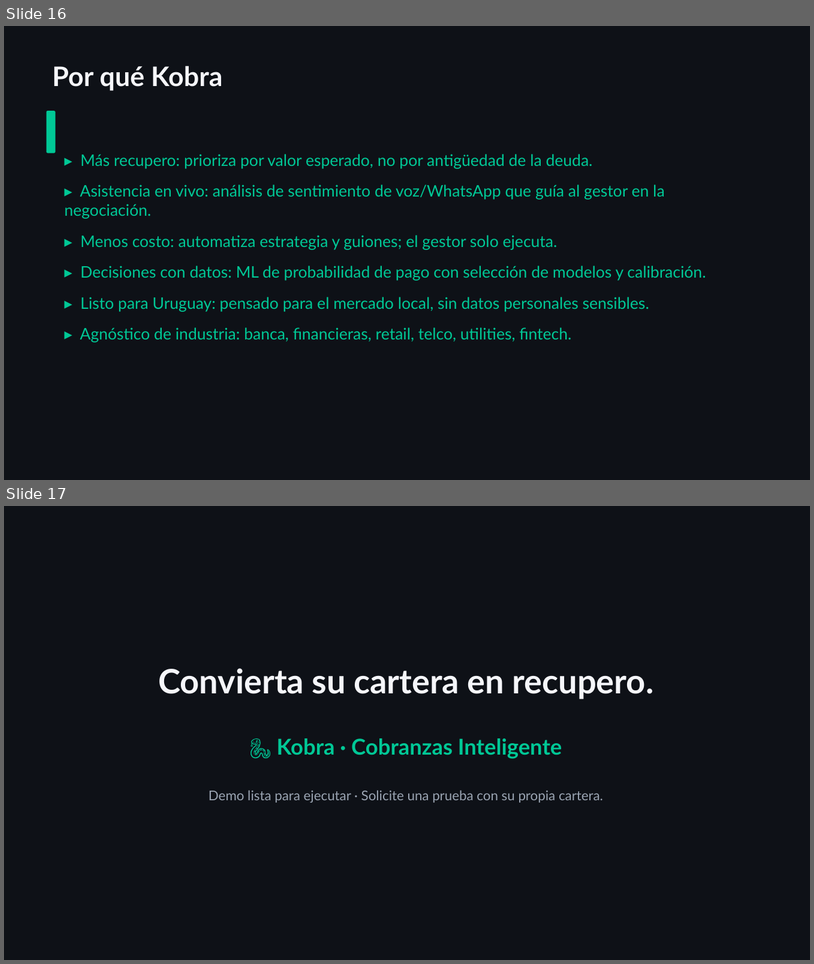
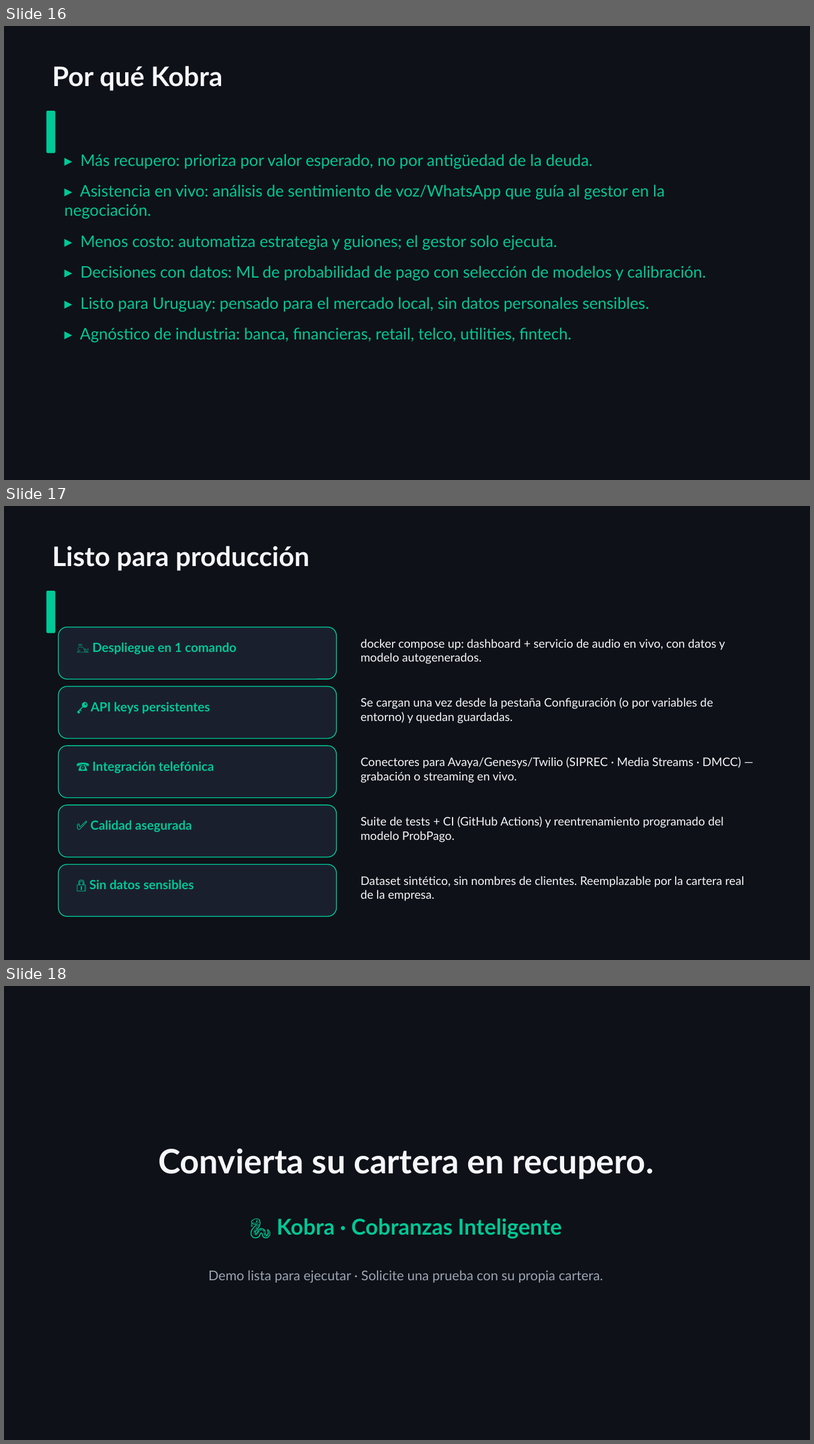
Before and after one commit to vieraschiavi/Kobra, a slide deck: presentation/Kobra_Presentacion_Gerencial.pptx. Shown one above the other, each under a label of ours: slides 16 and 17 before the commit, slides 16, 17 and 18 after it. The pictures are 814x964 and 814x1444 pixels, drawn with LibreOffice and Linux fonts; fonts in the diff are those of the drawing. Boxes give left, top, right and bottom in pixels: in the first picture for what was removed or moved away, otherwise in the second. Text is boxed around its words. In the diff, an @@ line names an element or a change of style, - is before the commit and + after.

```diff
--- a/presentation/Kobra_Presentacion_Gerencial.pptx
+++ b/presentation/Kobra_Presentacion_Gerencial.pptx
@@ slide 17 added at box(4, 506, 810, 960), background #0E1117 @@
@@ text added at box(52, 546, 309, 571), 32 pt, text #F5F6FA, bold @@
+Listo para producción
@@ rounded rectangle added at box(47, 591, 56, 633), fill #00C896 @@
@@ rounded rectangle added at box(59, 627, 337, 679), fill #1A1F2E, outline #00C896 1 pt @@
@@ text added at box(92, 642, 237, 654), 15 pt, text #00C896, bold @@
+🐳 Despliegue en 1 comando
@@ text added at box(361, 639, 725, 664), 14 pt, text #F5F6FA @@
+docker compose up: dashboard + servicio de audio en vivo, con datos y modelo autogenerados.
@@ rounded rectangle added at box(59, 686, 337, 738), fill #1A1F2E, outline #00C896 1 pt @@
@@ text added at box(91, 702, 210, 714), 15 pt, text #00C896, bold @@
+🔑 API keys persistentes
@@ text added at box(361, 697, 713, 723), 14 pt, text #F5F6FA @@
+Se cargan una vez desde la pestaña Configuración (o por variables de entorno) y quedan guardadas.
@@ rounded rectangle added at box(59, 745, 337, 798), fill #1A1F2E, outline #00C896 1 pt @@
@@ text added at box(361, 757, 741, 783), 14 pt, text #F5F6FA @@
+Conectores para Avaya/Genesys/Twilio (SIPREC · Media Streams · DMCC) — grabación o streaming en vivo.
@@ text added at box(92, 761, 214, 773), 15 pt, text #00C896, bold @@
+☎️ Integración telefónica
@@ rounded rectangle added at box(59, 805, 337, 857), fill #1A1F2E, outline #00C896 1 pt @@
@@ text added at box(90, 820, 192, 832), 15 pt, text #00C896, bold @@
+✅ Calidad asegurada
@@ text added at box(361, 816, 724, 842), 14 pt, text #F5F6FA @@
+Suite de tests + CI (GitHub Actions) y reentrenamiento programado del modelo ProbPago.
@@ rounded rectangle added at box(59, 864, 337, 916), fill #1A1F2E, outline #00C896 1 pt @@
@@ text added at box(89, 879, 194, 889), 15 pt, text #00C896, bold @@
+🔒 Sin datos sensibles
@@ text added at box(361, 876, 744, 901), 14 pt, text #F5F6FA @@
+Dataset sintético, sin nombres de clientes. Reemplazable por la cartera real de la empresa.
@@ what was slide 17 is now slide 18 @@
```
Also in this commit, not shown: 13 other files.
